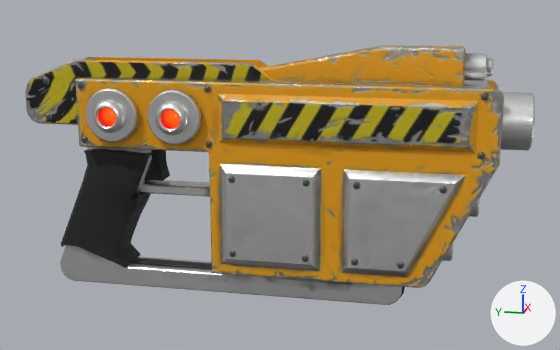
An edit to the Blender file Assets/WeaponPrefabs/Pistol/Pistol.blend, drawn before and after from the same camera.
The view is the same before and after, from a camera (50 mm lens) standing at (-1.36, -0.167, 0.378) and looking at (0.003, 0.106, 0.037). Lighting does not change. The marker at lower right points along +X, +Y and +Z.

Names of what the first picture shows: 'laser_cutter_gun'.
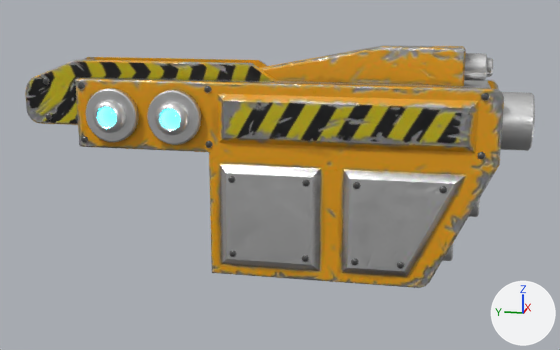
The newer file is also turned or shifted as a whole; pictures and numbers use the older file's frame.

Pixel boxes (x1, y1, x2, y2) of what changed, in the pictures (560 x 350 px):
'laser_cutter_gun', recoloured, reshaped (7% shorter): before (25, 45, 535, 305); after (25, 45, 535, 288)
part 1 of me_cube_035, deleted: before (60, 147, 405, 305)
part 2 of me_cube_035, deleted: before (61, 149, 153, 268)
part 3 of me_cube_035, deleted: before (144, 150, 170, 181)
part 4 of me_cube_035, deleted: before (140, 180, 210, 197)

The change, as a list of edits to the scene's bpy script:
```text
Change mat_laser_glow:
    where n3 = _N.new('ShaderNodeEmission'); n3.name = 'Emission'
    n3.inputs[0].default_value: (1.0, 0.034, 0.0, 1.0) -> (0.0, 100.0, 100.0, 1.0)  # 'Color', orange #ff3400 -> 'Color', cyan #00ffff
Change me_cube_035:
    where me_cube_035.from_pydata(...)  # 6730 vertices, 5852 faces; spans x -0.102..0.102, y -0.329..0.585, z -0.193..0.275
    used by ob_laser_cutter_gun; location = (0.0, 0.0, 0.0)
    me_cube_035 part 1: the loose piece of 859 vertices spanning x -0.032..0.032, y -0.129..0.544, z -0.193..0.135 is deleted
    me_cube_035 part 2: the loose piece of 135 vertices spanning x -0.05..0.05, y 0.341..0.535, z -0.15..0.079 is deleted
    me_cube_035 part 3: the loose piece of 60 vertices spanning x -0.021..0.021, y 0.323..0.366, z 0.021..0.103 is deleted
    me_cube_035 part 4: the loose piece of 20 vertices spanning x -0.02..0.02, y 0.215..0.38, z -0.005..0.012 is deleted
```
